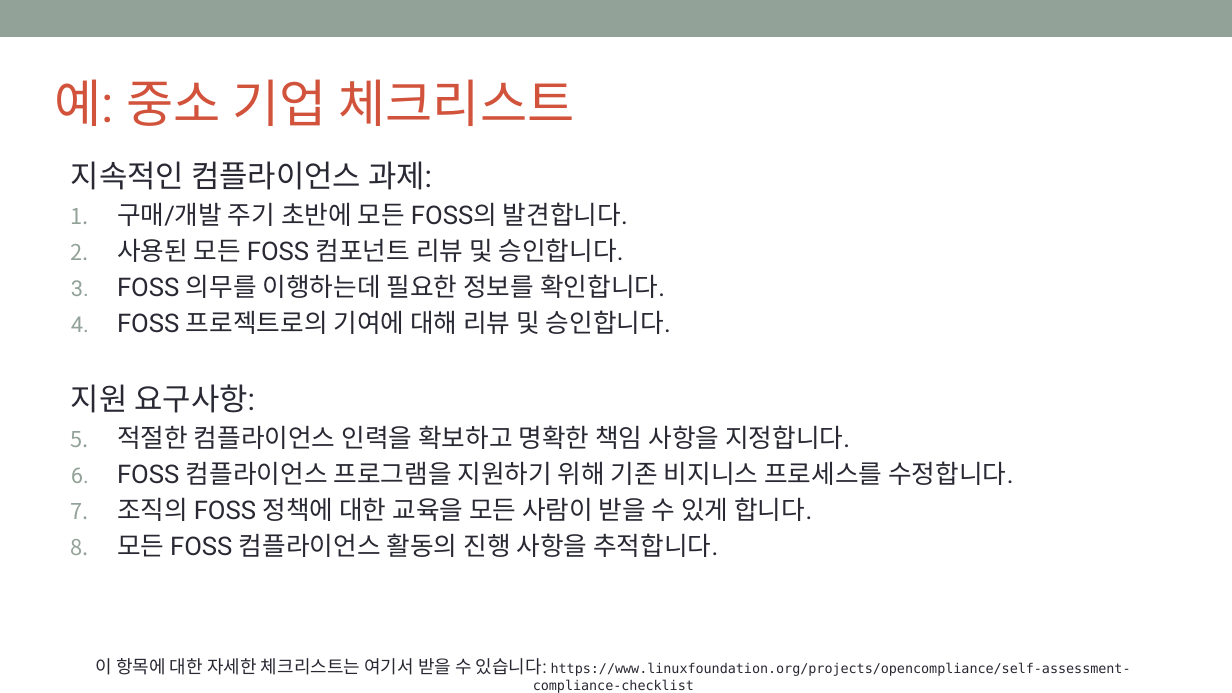
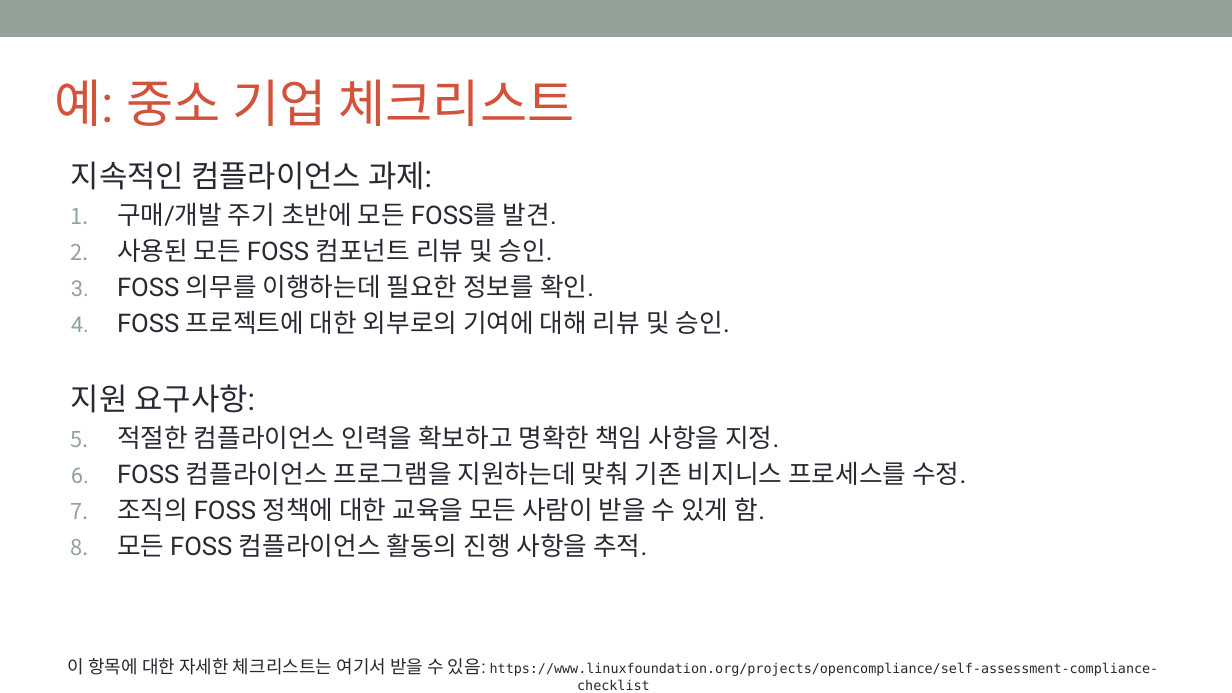
Before and after one commit to OpenChain-KWG/Curriculum-Translation-KR, a slide deck: slide 54 of target/slides/openchain-curriculum-for-1-1.pptx. Drawn at 1232x693 pixels with LibreOffice and Linux fonts; fonts in the diff are those of the drawing; background and template pictures are left out. Boxes give left, top, right and bottom in pixels: in the first picture for what was removed or moved away, otherwise in the second. Text is boxed around its words. In the diff, an @@ line names an element or a change of style, - is before the commit and + after.

```diff
--- a/target/slides/openchain-curriculum-for-1-1.pptx
+++ b/target/slides/openchain-curriculum-for-1-1.pptx
@@ text at bbox=[117, 202, 729, 334]: text changed @@
-1. 구매/개발 주기 초반에 모든 FOSS의 발견합니다.
-2. 사용된 모든 FOSS 컴포넌트 리뷰 및 승인합니다.
-3. FOSS 의무를 이행하는데 필요한 정보를 확인합니다.
-4. FOSS 프로젝트로의 기여에 대해 리뷰 및 승인합니다.
+1. 구매/개발 주기 초반에 모든 FOSS를 발견.
+2. 사용된 모든 FOSS 컴포넌트 리뷰 및 승인.
+3. FOSS 의무를 이행하는데 필요한 정보를 확인.
+4. FOSS 프로젝트에 대한 외부로의 기여에 대해 리뷰 및 승인.
@@ text at bbox=[117, 425, 966, 557]: text changed @@
-1. 적절한 컴플라이언스 인력을 확보하고 명확한 책임 사항을 지정합니다.
-2. FOSS 컴플라이언스 프로그램을 지원하기 위해 기존 비지니스 프로세스를 수정합니다.
-3. 조직의 FOSS 정책에 대한 교육을 모든 사람이 받을 수 있게 합니다.
-4. 모든 FOSS 컴플라이언스 활동의 진행 사항을 추적합니다.
+1. 적절한 컴플라이언스 인력을 확보하고 명확한 책임 사항을 지정.
+2. FOSS 컴플라이언스 프로그램을 지원하는데 맞춰 기존 비지니스 프로세스를 수정.
+3. 조직의 FOSS 정책에 대한 교육을 모든 사람이 받을 수 있게 함.
+4. 모든 FOSS 컴플라이언스 활동의 진행 사항을 추적.
@@ text at bbox=[68, 658, 1159, 690]: text changed @@
-이 항목에 대한 자세한 체크리스트는 여기서 받을 수 있습니다: https://www.linuxfoundation.org/projects/opencompliance/self-assessment-compliance-checklist
+이 항목에 대한 자세한 체크리스트는 여기서 받을 수 있음: https://www.linuxfoundation.org/projects/opencompliance/self-assessment-compliance-checklist
```
Also in this commit, not shown: 53 other slides changed, 14 slides added, 14 slides removed, 8 other files.
